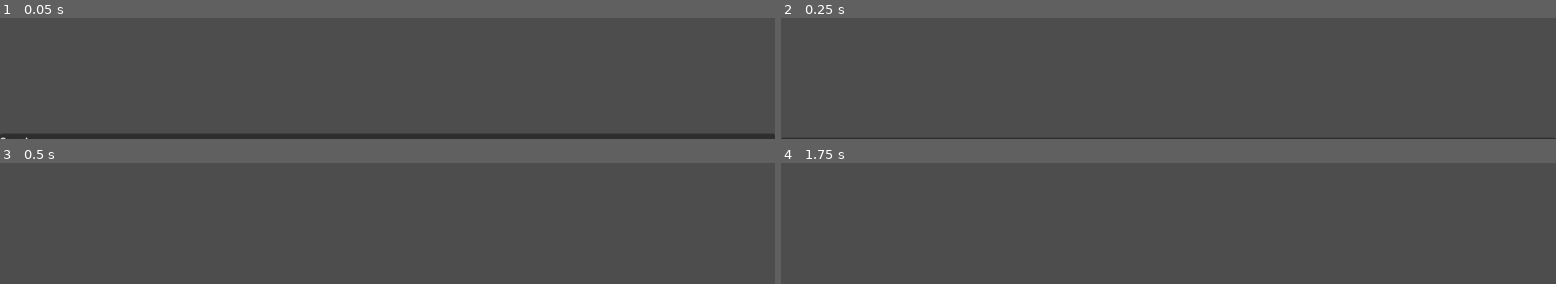
Above: before the commit, frames 1-4 (two rows, left to right).
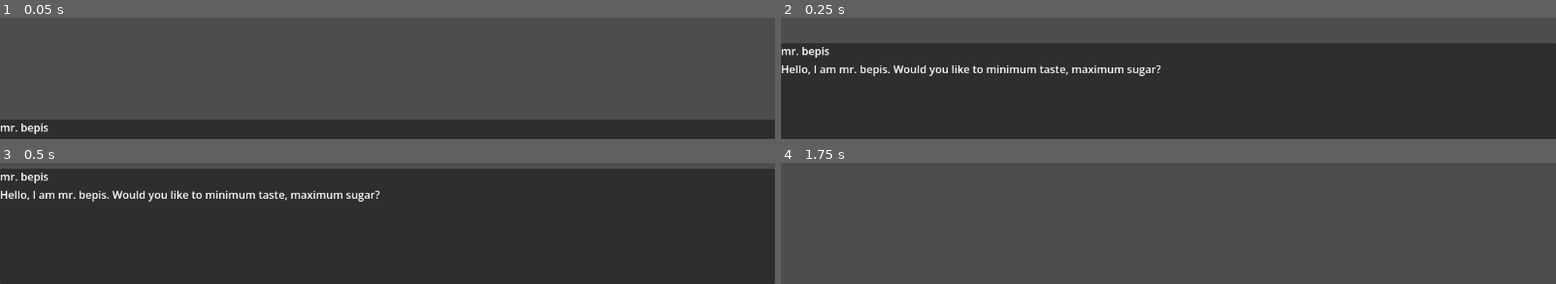
Above: after the commit, the same moments.

Repository: TerjeBallestad/pespi-mask
Game: Godot game, scene res://scenes/dialog_test.tscn
Two runs of this game, one before a commit and one after it. Both use one fixed random seed, a clock stepped at 60 frames per second and the inputs below.
Inputs:
- Up to frame 1 (0.05 s): no input
- Up to frame 2 (0.25 s): no input
- Up to frame 3 (0.5 s): no input
- Up to frame 4 (1.75 s): tap Enter (ui_accept) at 0.5, 0.6, 0.77, 1.07, 1.25, 1.35, 1.52 s

The runs differ from the first frame. In frame 1, 11% of the frame differs, in the area x 0-100%, y 84-100%; in frame 2, 77%; in frame 3, 94%, in the area x 0-100%, y 4-100%; in frame 4, nothing differs.

Commit message:
Add assignor dialogs that can assign values to variables

Diff:
--- a/scenes/dialog_test.tscn
+++ b/scenes/dialog_test.tscn
@@ -7,50 +7,36 @@
 [ext_resource type="Script" uid="uid://06trnasd6n0o" path="res://scripts/dialog/resources/condition_types/compare_condition.gd" id="4_07oah"]
 [ext_resource type="Resource" uid="uid://o051ka38mlni" path="res://assets/dialog/speakers/pepsi_man.tres" id="4_r0p54"]
 [ext_resource type="Script" uid="uid://cs3md0jmnapvw" path="res://scripts/dialog/resources/dialog_sequence.gd" id="5_87qe6"]
-[ext_resource type="Script" uid="uid://dmumkooevhlio" path="res://scripts/dialog/resources/dialog_condition.gd" id="7_87qe6"]
-[ext_resource type="Script" uid="uid://wn7ybhw6p1eq" path="res://scripts/dialog/resources/condition_types/composite_condition.gd" id="8_pket2"]
-
-[sub_resource type="Resource" id="Resource_e4rgx"]
-script = ExtResource("4_07oah")
-value = null
-metadata/_custom_type_script = "uid://06trnasd6n0o"
+[ext_resource type="Script" uid="uid://d4hkqiahf2p68" path="res://scripts/dialog/resources/dialog_types/assignor_dialog.gd" id="6_r0p54"]
 
 [sub_resource type="Resource" id="Resource_pket2"]
 script = ExtResource("3_07oah")
 speaker = ExtResource("4_r0p54")
 text = "Hello, I am mr. bepis. Would you like to minimum taste, maximum sugar?"
-condition = SubResource("Resource_e4rgx")
 metadata/_custom_type_script = "uid://b7h5l8uj1r70x"
+
+[sub_resource type="Resource" id="Resource_87qe6"]
+script = ExtResource("6_r0p54")
+variable_name = "x"
+value = null
+metadata/_custom_type_script = "uid://d4hkqiahf2p68"
 
 [sub_resource type="Resource" id="Resource_ljip2"]
 script = ExtResource("4_07oah")
-variable_name = "kill_count"
-operator = 5
-value = 4
-metadata/_custom_type_script = "uid://06trnasd6n0o"
-
-[sub_resource type="Resource" id="Resource_87qe6"]
-script = ExtResource("4_07oah")
-variable_name = "kill_count"
-operator = 4
-value = 6
+variable_name = "x"
+value = null
 metadata/_custom_type_script = "uid://06trnasd6n0o"
 
 [sub_resource type="Resource" id="Resource_4con6"]
-script = ExtResource("8_pket2")
-conditions = Array[ExtResource("7_87qe6")]([SubResource("Resource_ljip2"), SubResource("Resource_87qe6")])
-metadata/_custom_type_script = "uid://wn7ybhw6p1eq"
-
-[sub_resource type="Resource" id="Resource_4k4dp"]
 script = ExtResource("3_07oah")
 speaker = ExtResource("4_r0p54")
-text = "b e p i s"
-condition = SubResource("Resource_4con6")
+text = "bepis."
+condition = SubResource("Resource_ljip2")
 metadata/_custom_type_script = "uid://b7h5l8uj1r70x"
 
 [sub_resource type="Resource" id="Resource_rpmu6"]
 script = ExtResource("5_87qe6")
-dialogs = Array[ExtResource("2_4k4dp")]([SubResource("Resource_pket2"), SubResource("Resource_4k4dp")])
+dialogs = Array[ExtResource("2_4k4dp")]([SubResource("Resource_pket2"), SubResource("Resource_87qe6"), SubResource("Resource_4con6")])
 metadata/_custom_type_script = "uid://cs3md0jmnapvw"
 
 [node name="DialogTest" type="Node2D" unique_id=1908033355]
@@ -68,7 +54,4 @@
 [node name="DialogManager" type="Node" parent="." unique_id=1679539841]
 unique_name_in_owner = true
 script = ExtResource("1_06prf")
-variables = Dictionary[String, Variant]({
-"kill_count": 4
-})
 current_sequence = SubResource("Resource_rpmu6")
--- a/scripts/dialog/dialog_manager.gd
+++ b/scripts/dialog/dialog_manager.gd
@@ -14,6 +14,7 @@
 var _playing := false
 var _sequence_index := -1
 
+# TODO: Should not be exported. Need controllable functions for this and a signal upon assignment
 @export
 var variables: Dictionary[String, Variant] = {}
 
@@ -62,19 +63,31 @@
 	if not playing:
 		return ERR_UNCONFIGURED
 
-	if current_dialog != null:
+	if current_dialog:
 		exiting_dialog.emit(current_dialog)
 
-	_sequence_index += 1
-	while current_dialog and current_dialog.condition and not current_dialog.condition.is_condition_met(self):
-		# Skipping dialogs that don't match condition
+	while true:
 		_sequence_index += 1
 
+		# End of dialog. Stopping
+		if not current_dialog:
+			stop_dialog()
+			return OK
 
-	# Dialog sequence exhaused without being redirected
-	if current_dialog == null:
-		stop_dialog()
-		return OK
+		# Disabled dialog. Automatic not OK
+		if not current_dialog.enabled:
+			continue
+
+		# No condition. OK
+		if not current_dialog.condition:
+			break
+
+		# Condition that is met. OK
+		if current_dialog.condition.is_condition_met(self):
+			break
+
+		# Otherwise condition isn't met. Not OK
+
 
 	entering_dialog.emit(current_dialog)
 
--- a/scripts/dialog/resources/condition_types/compare_condition.gd
+++ b/scripts/dialog/resources/condition_types/compare_condition.gd
@@ -30,6 +30,9 @@
 		Operator.NOT_EQUALS:
 			return var_value != value
 
+		Operator.IS_UNSET_OR_ZERO:
+			return not var_exists or var_value == 0
+
 		Operator.GREATER_THAN:
 			return var_exists and var_value > value
 
@@ -55,6 +58,9 @@
 	## Variable does not exist. Value is unused for this operator
 	IS_UNSET,
 
+	## Variable does not exist or is zero. Value is unused for this operator
+	IS_UNSET_OR_ZERO,
+
 	## Variable is equal to value
 	EQUALS,
 
--- a/scripts/dialog/resources/dialog.gd
+++ b/scripts/dialog/resources/dialog.gd
@@ -1,11 +1,15 @@
 @abstract
 class_name Dialog extends Resource
+
+@export_group("Conditions")
+@export
+var enabled := true
 
 @export
 var condition: DialogCondition
 
-func on_display(box: DialogBox, manager: DialogManager) -> void:
+func on_display(_box: DialogBox, _manager: DialogManager) -> void:
 	pass
 
-func process(delta: float, manager: DialogManager) -> void:
+func process(_delta: float, _manager: DialogManager) -> void:
 	pass
--- /dev/null
+++ b/scripts/dialog/resources/dialog_types/assignor_dialog.gd
@@ -0,0 +1,48 @@
+class_name AssignorDialog extends Dialog
+
+@export
+var variable_name: String
+
+@export
+var operator: Operator
+
+@export
+var value: Variant
+
+func on_display(box: DialogBox, manager: DialogManager) -> void:
+	var var_exists := manager.variables.has(variable_name)
+
+	match operator:
+		Operator.ASSIGN:
+			manager.variables[variable_name] = value
+
+		Operator.DELETE:
+			manager.variables.erase(variable_name)
+
+		Operator.INCREMENT:
+			if not var_exists:
+				manager.variables[variable_name] = 1
+			else:
+				manager.variables[variable_name] = manager.variables[variable_name] + 1
+
+		Operator.DECREMENT:
+			if not var_exists:
+				manager.variables[variable_name] = -1
+			else:
+				manager.variables[variable_name] = manager.variables[variable_name] - 1
+
+	manager.next_dialog()
+
+enum Operator {
+	## Assigns the value to the variable
+	ASSIGN,
+
+	## Deletes the variable
+	DELETE,
+
+	## Increments the variable by value. Sets to 1 if non-existent
+	INCREMENT,
+
+	## Decrements the variable by value. Sets to -1 if non-existent
+	DECREMENT,
+}
Not shown, added: scripts/dialog/resources/dialog_types/assignor_dialog.gd.uid
